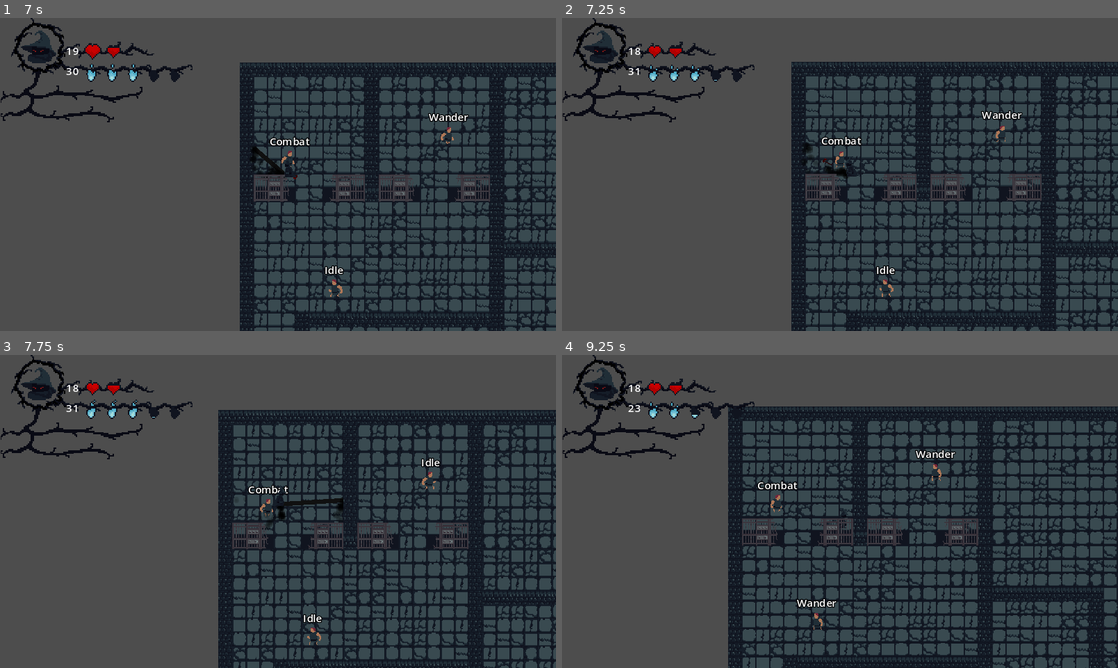
Above: before the commit, frames 1-4 (two rows, left to right).
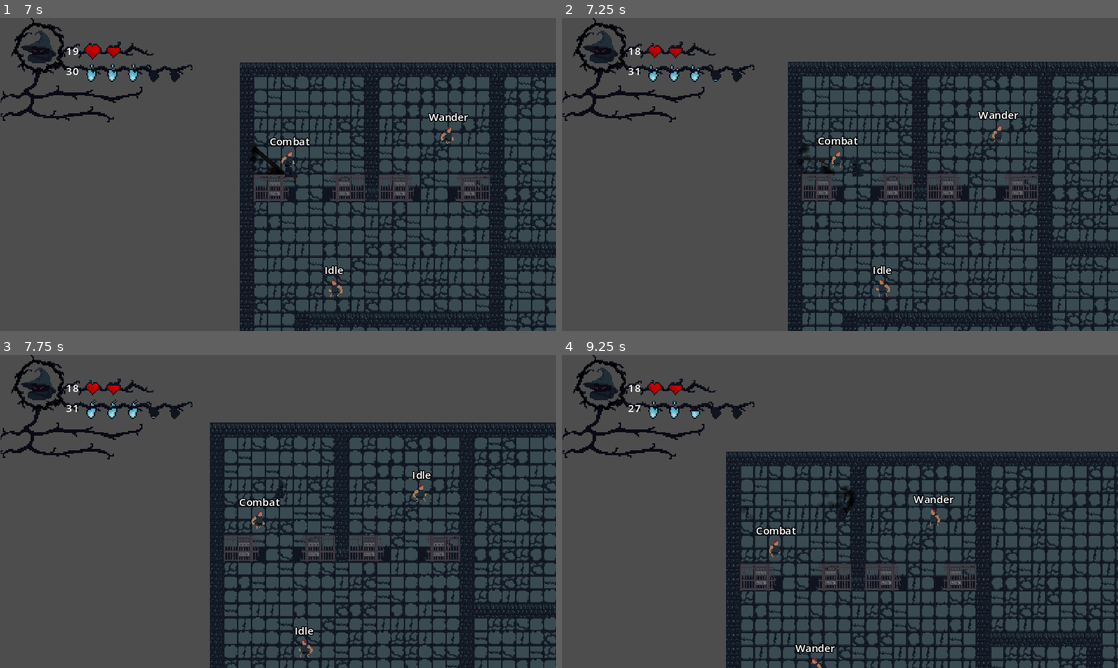
Above: after the commit, the same moments.

Repository: vyxul/Shadow-Eclipse
Game: Godot game, scene res://GameFiles/Scenes/Menu/StartScreen.tscn
Two runs of this game, one before a commit and one after it. Both use one fixed random seed, a clock stepped at 60 frames per second and the inputs below.
Inputs (mouse positions are in pixels of both pictures, inside the frame that each line leads up to):
- Up to frame 1 (7 s): click (50, 309) at 0.5 s; move the mouse to (233, 202) at 1.27 s; hold D (right) 1.28-2.03 s; tap C (c) at 1.35, 3.05, 3.6, 5.3 s; tap R (r) at 1.55, 2.1, 3.8, 5.1, 6.05 s; move the mouse to (339, 187) at 2.02 s; hold S (down) 2.03-2.78 s; tap X (x) at 2.3, 2.85, 4.55, 6.8 s; move the mouse to (266, 271) at 2.77 s; hold D (right) 2.78-3.53 s; move the mouse to (250, 237) at 3.52 s; hold W (up) 3.53-4.28 s; move the mouse to (444, 221) at 4.27 s; hold A (left) 4.28-5.78 s; click (444, 221) at 4.35 s; move the mouse to (111, 127) at 5.02 s; move the mouse to (305, 174) at 5.77 s; hold S (down) 5.78-6.53 s; right-click (305, 174) at 5.85 s; move the mouse to (194, 96) at 6.52 s; hold D (right) from 6.53 s (still down); tap Shift (shift) at 6.6 s
- Up to frame 2 (7.25 s): keep holding D (right)
- Up to frame 3 (7.75 s): move the mouse to (400, 495) at 7.27 s; release D (right) at 7.28 s; hold W (up) from 7.28 s (still down); tap X (x) at 7.35 s; tap C (c) at 7.55 s
- Up to frame 4 (9.25 s): move the mouse to (728, 527) at 8.02 s; release W (up) at 8.03 s; hold D (right) 8.03-8.78 s; tap Z (z) at 8.1 s; tap R (r) at 8.3 s; move the mouse to (895, 442) at 8.77 s; hold S (down) from 8.78 s (still down); tap C (c) at 8.85 s; tap X (x) at 9.05 s

Frame 1 is identical in both runs. In frame 2, 17% of the frame differs, in the area x 40-100%, y 14-100%; in frame 3, 27%; in frame 4, 32%, in the area x 13-100%, y 14-100%.

Commit message:
Stop player from casting on hit

Diff:
--- a/GameFiles/Game Objects/Characters/Player/player.tscn
+++ b/GameFiles/Game Objects/Characters/Player/player.tscn
@@ -146,8 +146,9 @@
 [node name="PlayerRangedController" parent="." node_paths=PackedStringArray("mana_component") instance=ExtResource("4_nx2hv")]
 mana_component = NodePath("../ManaComponent")
 
-[node name="PlayerRecruitController" parent="." node_paths=PackedStringArray("mana_component", "player") instance=ExtResource("4_ve0m4")]
+[node name="PlayerRecruitController" parent="." node_paths=PackedStringArray("mana_component", "hurtbox_component", "player") instance=ExtResource("4_ve0m4")]
 mana_component = NodePath("../ManaComponent")
+hurtbox_component = NodePath("../HurtboxComponent")
 player = NodePath("..")
 laser_range = 128.0
 focus_time_needed = 0.5
--- a/GameFiles/Game Objects/Characters/Player/player_recruit_controller.gd
+++ b/GameFiles/Game Objects/Characters/Player/player_recruit_controller.gd
@@ -4,6 +4,7 @@
 @onready var timer = $Timer
 
 @export var mana_component: ManaComponent
+@export var hurtbox_component: HurtboxComponent
 @export var player: CharacterBody2D
 @export var laser_range: float = 500
 @export var focus_time_needed: float = 1
@@ -18,6 +19,7 @@
 	set_physics_process(false)
 	player_recruitment.line_2d.points[1] = Vector2.ZERO
 	timer.wait_time = mana_use_timer
+	hurtbox_component.hurt.connect(on_hurt)
 
 
 func _process(delta):
@@ -54,3 +56,8 @@
 		return
 
 	mana_component.use(mana_cost)
+
+
+func on_hurt():
+	if is_casting:
+		set_is_casting(false)
